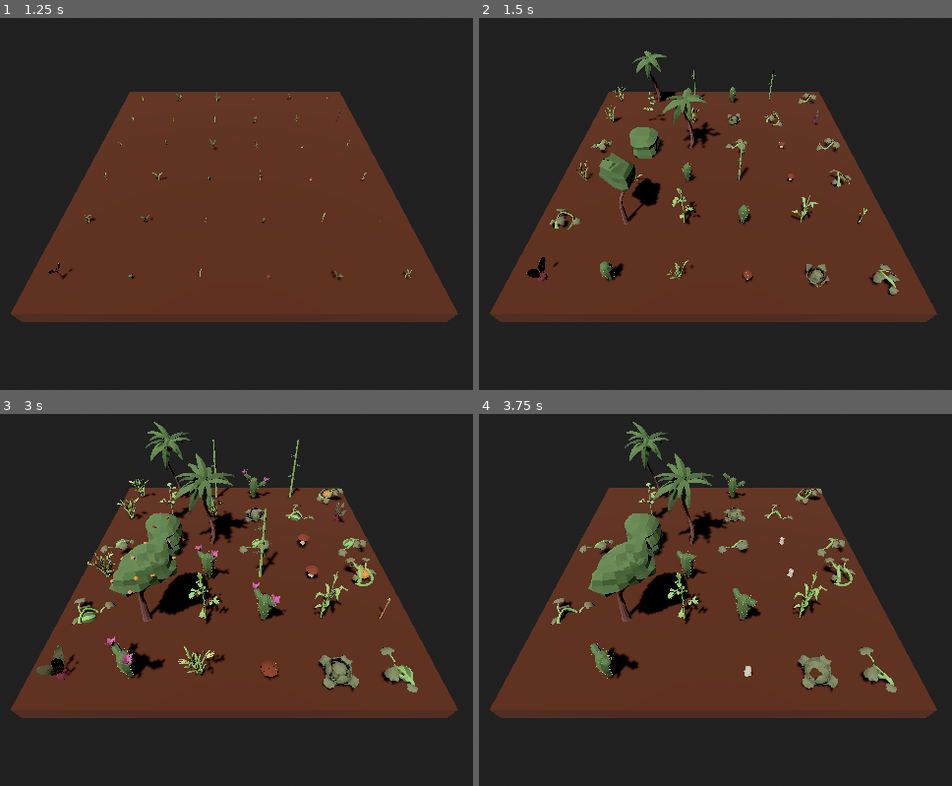
Above: before the commit, frames 1-4 (two rows, left to right).
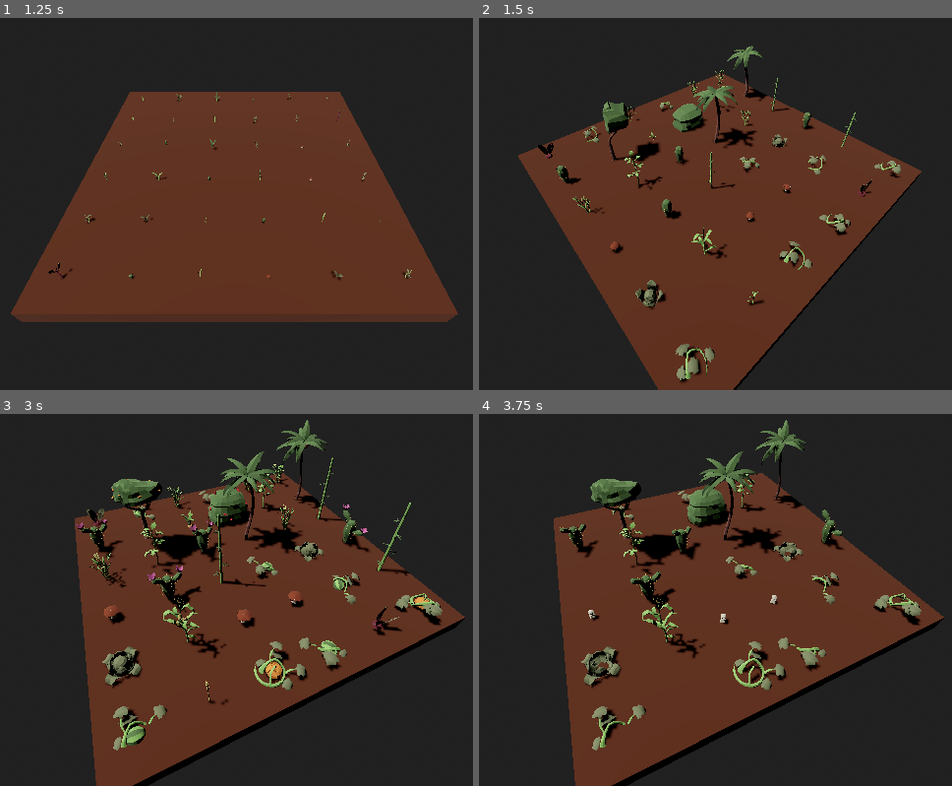
Above: after the commit, the same moments.

Repository: badcircle/gg
Game: Godot game, scene res://scenes/crops/field.tscn
The game is run twice, just before and just after one commit, with the same random seed, the same clock (stepped at 60 frames per second) and the same inputs. The project has no main scene, so this scene is started directly.
Inputs (mouse positions are in pixels of both pictures, inside the frame that each line leads up to):
- Up to frame 1 (1.25 s): tap Enter at 0.5 s; move the mouse to (406, 148) at 0.52 s; hold Right mouse button (rotate_camera, bound only after the com… from 0.53 s (still down)
- Up to frame 2 (1.5 s): tap Space (grow) at 1.25, 1.35 s; move the mouse to (559, 192) at 1.27 s; release Right mouse button (rotate_camera, bound only after the com… at 1.28 s
- Up to frame 3 (3 s): right-click (80, 588) at 1.55 s; tap Enter at 2 s; move the mouse to (312, 466) at 2.02 s; hold Right mouse button (rotate_camera, bound only after the com… 2.03-2.78 s; tap Space (grow) at 2.75 s; move the mouse to (193, 652) at 2.77 s; right-click (193, 652) at 2.85 s
- Up to frame 4 (3.75 s): tap Enter at 3.5 s; move the mouse to (951, 629) at 3.52 s; hold Right mouse button (rotate_camera, bound only after the com… from 3.53 s (still down); tap Space (grow) at 3.6 s

Frame 1 is identical in both runs. In frame 2, 25% of the frame differs, in the area x 2-97%, y 7-100%; in frame 3, 30%, in the area x 2-99%, y 1-100%; in frame 4, 28%.

Commit message:
Hold Right Mouse Button to rotate camera

Diff:
--- a/project.godot
+++ b/project.godot
@@ -30,6 +30,11 @@
 , Object(InputEventKey,"resource_local_to_scene":false,"resource_name":"","device":-1,"window_id":0,"alt_pressed":false …(182 unchanged characters)…
 ]
 }
+rotate_camera={
+"deadzone": 0.5,
+"events": [Object(InputEventMouseButton,"resource_local_to_scene":false,"resource_name":"","device":-1,"window_id":0,"alt_pressed":false,"shift_pressed":false,"ctrl_pressed":false,"meta_pressed":false,"button_mask":0,"position":Vector2(0, 0),"global_position":Vector2(0, 0),"factor":1.0,"button_index":2,"canceled":false,"pressed":false,"double_click":false,"script":null)
+]
+}
 
 [rendering]
 
--- /dev/null
+++ b/scenes/cameras/cam.gd
@@ -0,0 +1,15 @@
+extends Node3D
+
+
+# Called when the node enters the scene tree for the first time.
+func _ready() -> void:
+	pass # Replace with function body.
+
+
+# Called every frame. 'delta' is the elapsed time since the previous frame.
+func _process(delta: float) -> void:
+	pass
+
+func _input(event: InputEvent) -> void:
+	if event is InputEventMouseMotion and Input.is_action_pressed("rotate_camera"):
+		rotation_degrees.y += event.relative.x * -0.1
--- a/scenes/crops/field.tscn
+++ b/scenes/crops/field.tscn
@@ -1,6 +1,7 @@
-[gd_scene load_steps=7 format=3 uid="uid://du0y27kdteq1t"]
+[gd_scene load_steps=8 format=3 uid="uid://du0y27kdteq1t"]
 
 [ext_resource type="Script" path="res://scenes/crops/field.gd" id="1_av0ph"]
+[ext_resource type="Script" path="res://scenes/cameras/cam.gd" id="2_1h4cr"]
 
 [sub_resource type="ProceduralSkyMaterial" id="ProceduralSkyMaterial_82p0b"]
 sky_top_color = Color(0.129, 0.129, 0.129, 1)
@@ -40,6 +41,7 @@
 
 [node name="Cam_Rot" type="Node3D" parent="."]
 transform = Transform3D(1, 0, 0, 0, 1, 0, 0, 0, 1, 2.5, -0.25, 2.5)
+script = ExtResource("2_1h4cr")
 
 [node name="Cam" type="Camera3D" parent="Cam_Rot"]
 transform = Transform3D(-1, 4.47979e-08, -1.09572e-07, -4.28829e-08, 0.725663, 0.688051, 1.10336e-07, 0.688051, -0.725663, -0.028596, 7.35475, -7.81038)
